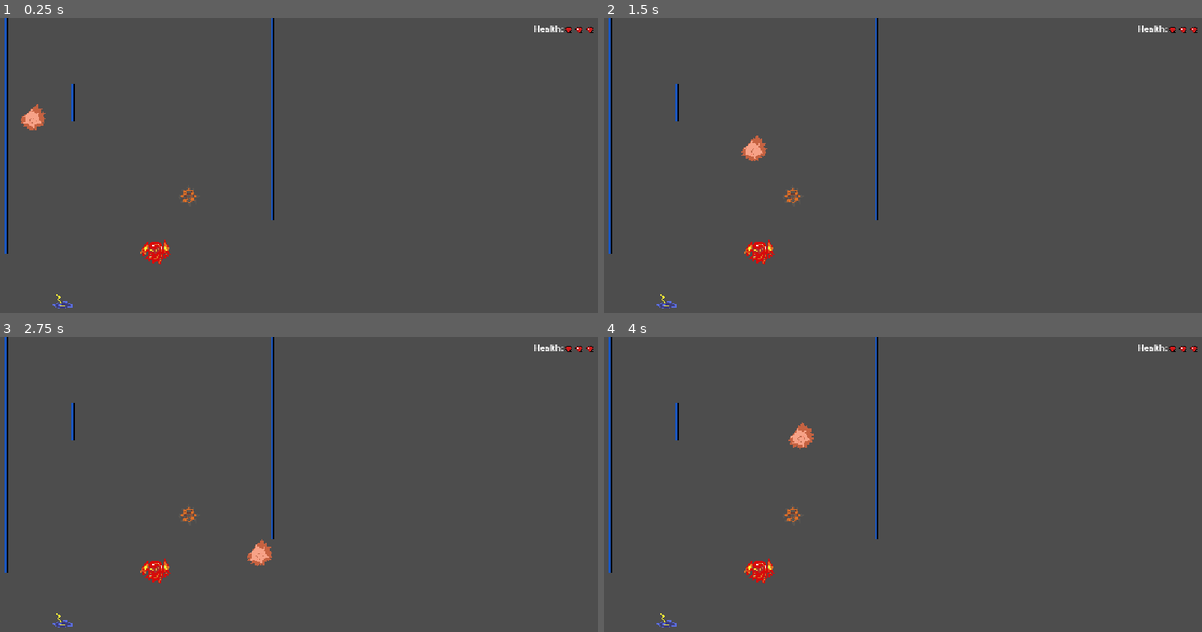
Above: before the commit, frames 1-4 (two rows, left to right).
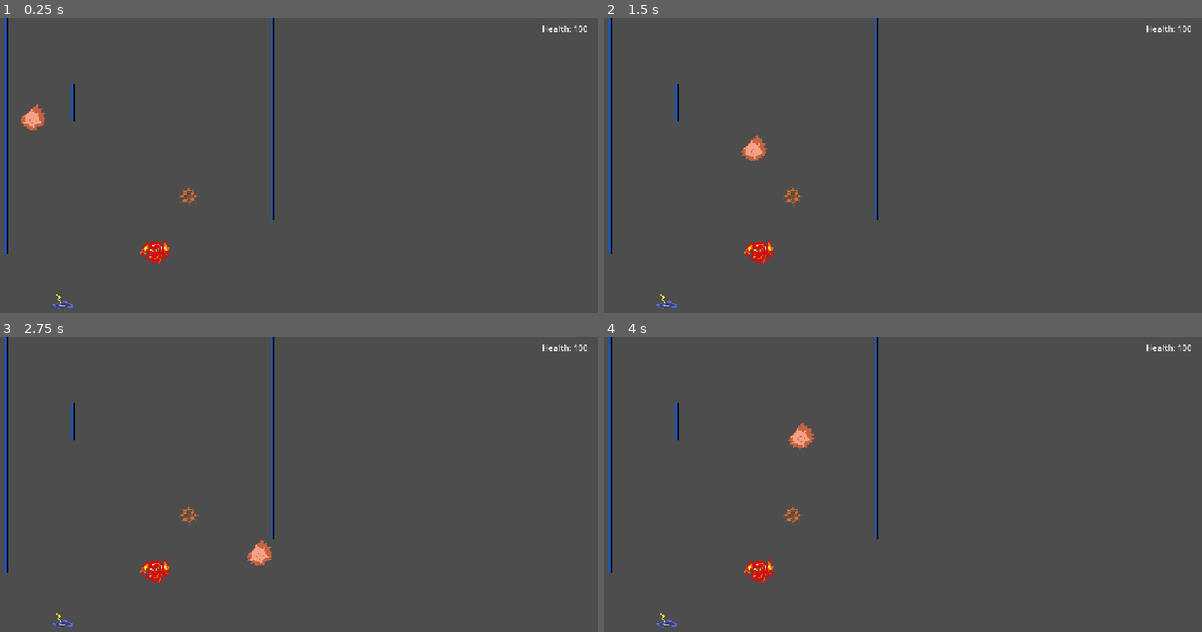
Above: after the commit, the same moments.

Repository: shreeyuvan2020/bouncydaven
Game: Godot game, scene res://node.tscn
Two runs of this game, one before a commit and one after it. Both use one fixed random seed, a clock stepped at 60 frames per second and the inputs below.
Inputs:
- Up to frame 1 (0.25 s): no input
- Up to frame 2 (1.5 s): hold Right (ui_right) 0.53-1.28 s; hold Down (ui_down) from 1.28 s (still down)
- Up to frame 3 (2.75 s): release Down (ui_down) at 2.03 s; hold Right (ui_right) from 2.03 s (still down)
- Up to frame 4 (4 s): release Right (ui_right) at 2.78 s; hold Up (ui_up) 2.78-3.53 s; hold Left (ui_left) from 3.53 s (still down)

The runs differ from the first frame. In frame 1, 0.2% of the frame differs, in the area x 89-100%, y 2-6%; in frame 2, 0.2%; in frame 3, 0.2%; in frame 4, 0.2%.

Commit message:
stuff

Diff:
--- a/daven_movement.gd
+++ b/daven_movement.gd
@@ -27,6 +27,7 @@
 
 	move_and_slide()
 
+
 func _on_pickup_area_area_entered(area: Area2D) -> void:
 	if daven_health == 0:
 			get_tree().quit()
--- /dev/null
+++ b/flare_ghoul.gd
@@ -0,0 +1 @@
+extends Sprite2D
--- a/node.tscn
+++ b/node.tscn
@@ -10,8 +10,8 @@
 [ext_resource type="Texture2D" uid="uid://b3cyowbbxpjnc" path="res://boing0.png" id="8_l6pdb"]
 [ext_resource type="Texture2D" uid="uid://chvh06tgvqs87" path="res://FlareGhoul.png" id="9_r657h"]
 [ext_resource type="Texture2D" uid="uid://bdhrpn3x878an" path="res://SpeedPwp.png" id="10_jfkdj"]
+[ext_resource type="Script" uid="uid://m0n26vk22ufn" path="res://flare_ghoul.gd" id="10_wt6go"]
 [ext_resource type="Texture2D" uid="uid://jx6y03j4jsdk" path="res://SpikePowerup.png" id="11_wt6go"]
-[ext_resource type="Texture2D" uid="uid://bg3jjpmsharey" path="res://Sprite-0001.png" id="12_wt6go"]
 
 [sub_resource type="RectangleShape2D" id="RectangleShape2D_6c6ky"]
 size = Vector2(24, 24)
@@ -103,11 +103,11 @@
 [node name="CanvasLayer" type="CanvasLayer" parent="Node2D/Daven" unique_id=791974400]
 
 [node name="HealthBar" type="Label" parent="Node2D/Daven/CanvasLayer" unique_id=1053065823]
-offset_left = 1027.0
+offset_left = 1043.0
 offset_top = 9.0
-offset_right = 1115.0
+offset_right = 1131.0
 offset_bottom = 84.0
-text = "Health:
+text = "Health: 100
 
 "
 
@@ -123,6 +123,7 @@
 
 [node name="FlareGhoul" type="Sprite2D" parent="FG_hitbox" unique_id=741381312 groups=["FlareGhoulHit"]]
 texture = ExtResource("9_r657h")
+script = ExtResource("10_wt6go")
 
 [node name="CollisionShape2D" type="CollisionShape2D" parent="FG_hitbox" unique_id=752714640 groups=["FlareGhoulHit"]]
 position = Vector2(-2, -3)
@@ -148,18 +149,6 @@
 position = Vector2(4, -1)
 shape = SubResource("CircleShape2D_6o8cr")
 
-[node name="Sprite0001" type="Sprite2D" parent="." unique_id=293906328]
-position = Vector2(1123, 25)
-texture = ExtResource("12_wt6go")
-
-[node name="Sprite0002" type="Sprite2D" parent="." unique_id=54669044]
-position = Vector2(1103, 25)
-texture = ExtResource("12_wt6go")
-
-[node name="Sprite0003" type="Sprite2D" parent="." unique_id=355320822]
-position = Vector2(1144, 25)
-texture = ExtResource("12_wt6go")
-
 [connection signal="area_entered" from="Node2D/Daven/PickupArea" to="Node2D/Daven" method="_on_pickup_area_area_entered"]
 [connection signal="area_entered" from="FG_hitbox" to="Node2D/Daven" method="_on_fg_hitbox_area_entered"]
 [connection signal="area_entered" from="SpeedPckp" to="Node2D/Daven" method="_on_speed_pckp_area_entered"]
--- a/project.godot
+++ b/project.godot
@@ -29,6 +29,9 @@
 SpeedPwp=""
 SpikePwp=""
 FlareGhoulHit=""
+"Life 1"=""
+"Life 2"=""
+"Life 3"=""
 
 [physics]
 
Not shown, added: flare_ghoul.gd.uid
